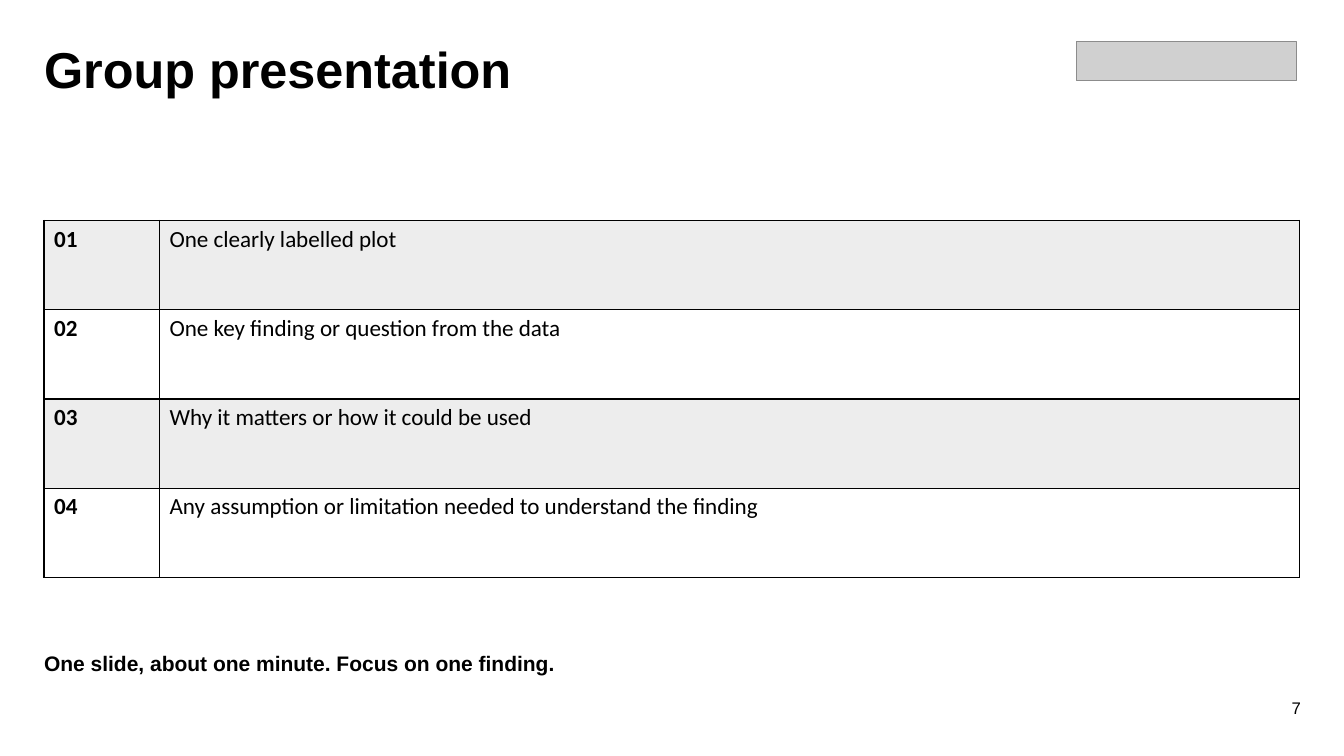
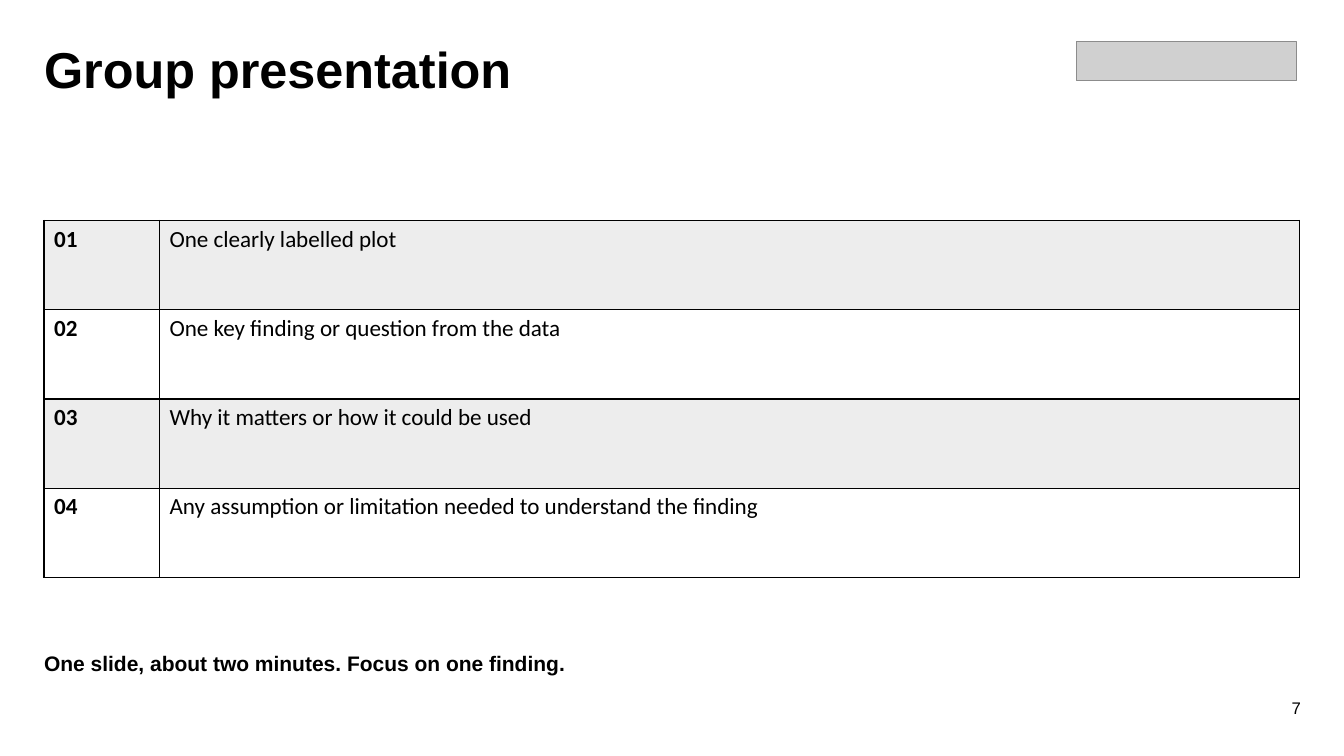
Before and after one commit to SENDatKeele/ERA-event, a slide deck: slide 7 of slides/ERA-Hackathon-Data-Briefing.pptx. Drawn at 1344x756 pixels with LibreOffice and Linux fonts; fonts in the diff are those of the drawing; grey boxes stand for pictures. Boxes give left, top, right and bottom in pixels: in the first picture for what was removed or moved away, otherwise in the second. Text is boxed around its words. In the diff, an @@ line names an element or a change of style, - is before the commit and + after.

Commit message:
Set two-minute presentations and add pandas tutorial links

```diff
--- a/slides/ERA-Hackathon-Data-Briefing.pptx
+++ b/slides/ERA-Hackathon-Data-Briefing.pptx
@@ text at (x1=44, y1=655, x2=565, y2=676): text changed @@
-One slide, about one minute. Focus on one finding.
+One slide, about two minutes. Focus on one finding.
```
Also in this commit, not shown: 5 other files.
